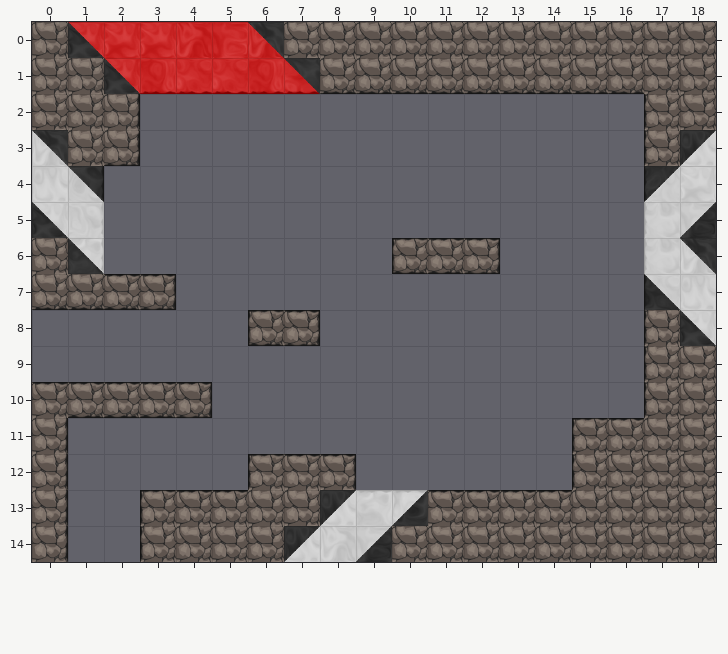
Tiled map (JSON) -- assets/tilemaps/roplate2.json. Above, as it was before the edit.
Cells are 64x64 px. Shown: x 0..18, y 0..14. Tiles whose own drawing changed are shown in their newer look in all pictures.
After the commit:
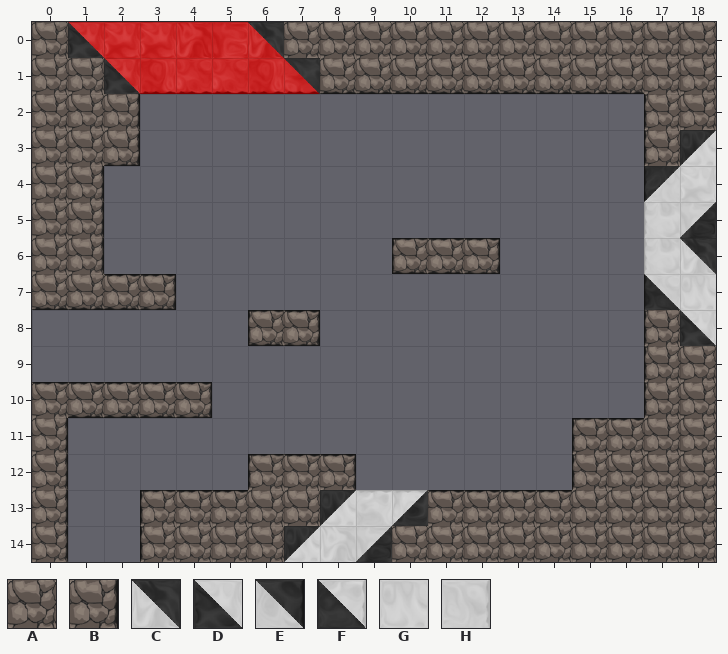
Key: from "black_tiles": A 0, B 24; from "mixed_tiles": C 0, D 2, E 14, F 16; from "white_tiles": G 3, H 24.
_ is an empty cell.
Difference:
Layer "tile":
y 3: x 0 C -> A
y 4: x 0..1 GE -> AB
y 5: x 0..1 DH -> AB
y 6: x 1 F -> B
Pixel boxes of the changes (left, top, right, bottom) in both pictures:
changed: (32, 130, 104, 274)
